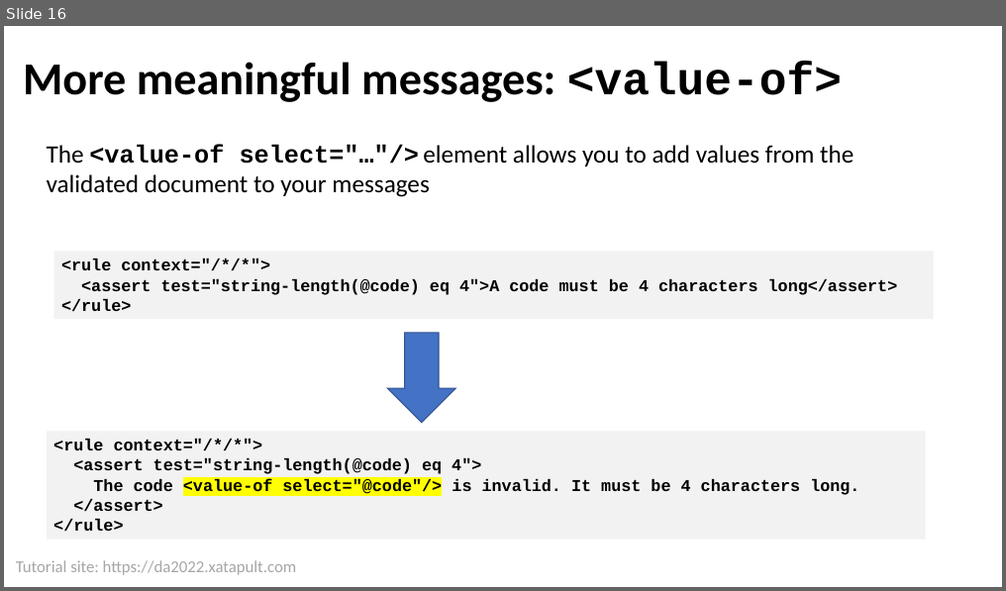
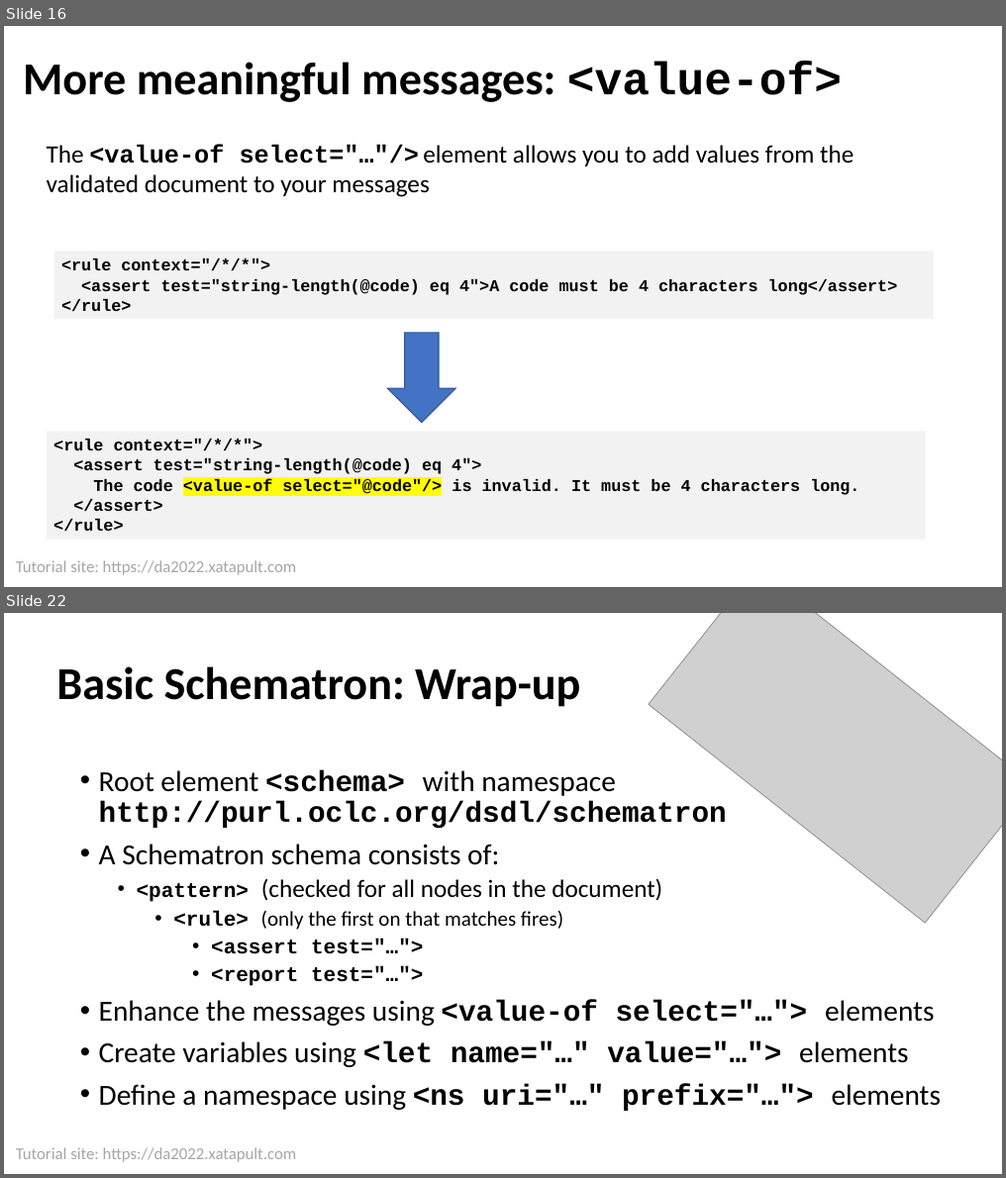
Before and after one commit to xatapult/da-2022-schematron, a slide deck: presentation/Schematron Tutorial DA 2022.pptx. Shown one above the other, each under a label of ours: slide 16 before the commit, slides 16 and 22 after it; the slides between them are not shown. The pictures are 1006x591 and 1006x1178 pixels, drawn with LibreOffice and Linux fonts; fonts in the diff are those of the drawing; grey boxes stand for pictures; background and template pictures are left out. Boxes give left, top, right and bottom in pixels: in the first picture for what was removed or moved away, otherwise in the second. Text is boxed around its words. In the diff, an @@ line names an element or a change of style, - is before the commit and + after.

```diff
--- a/presentation/Schematron Tutorial DA 2022.pptx
+++ b/presentation/Schematron Tutorial DA 2022.pptx
@@ slide 22 added at [4, 613, 1002, 1174], background #FFFFFF; not listed: 1 template element that a slide beside it also shows @@
@@ picture added at [648, 613, 1002, 923] @@
@@ title added at [56, 666, 580, 707], 44 pt, text #000000, bold @@
+Basic Schematron: Wrap-up
@@ text added at [99, 770, 941, 1111], 28 pt, text #000000 @@
+• Root element <schema> with namespace http://purl.oclc.org/dsdl/schematron
+• A Schematron schema consists of:
+  • <pattern> (checked for all nodes in the document)
+    • <rule> (only the first on that matches fires)
+      • <assert test="…">
+      • <report test="…">
+• Enhance the messages using <value-of select="…"> elements
+• Create variables using <let name="…" value="…"> elements
+• Define a namespace using <ns uri="…" prefix="…"> elements
```
Also in this commit, not shown: 7 slides changed, 5 other slides added, 5 slides removed, 27 other files.
